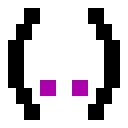
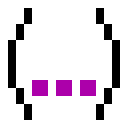
The second 128px x 128px image is a revision of the first. Changes to its layers:
painted on "Ebene 3" over 32, 80, 96, 96
painted on "( )" over 16, 8, 112, 120
